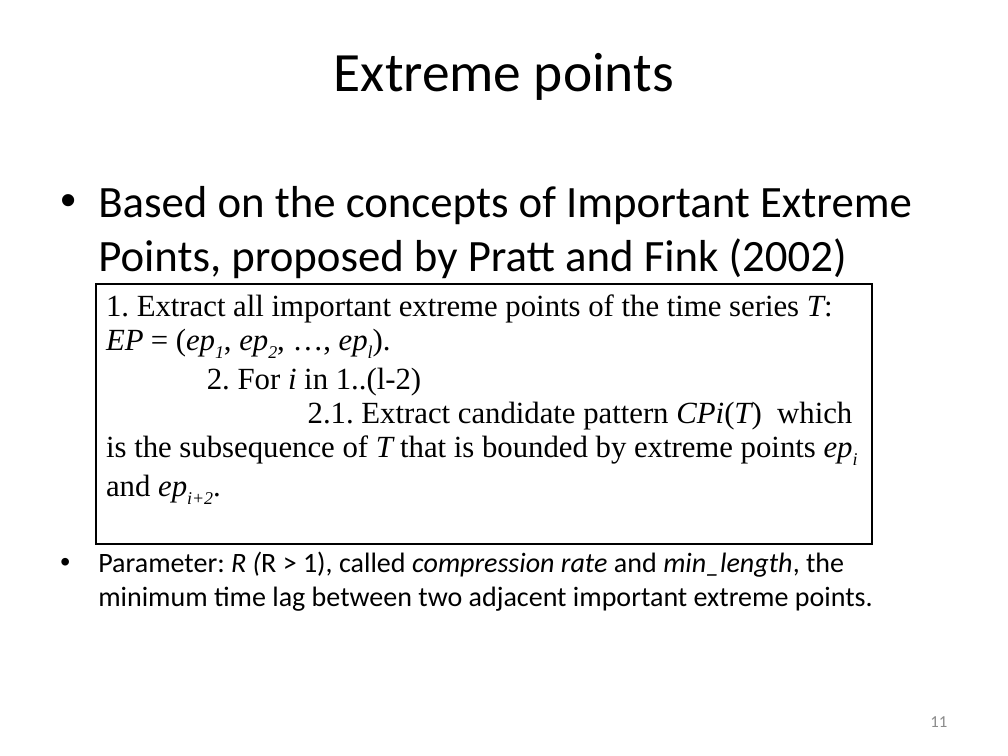
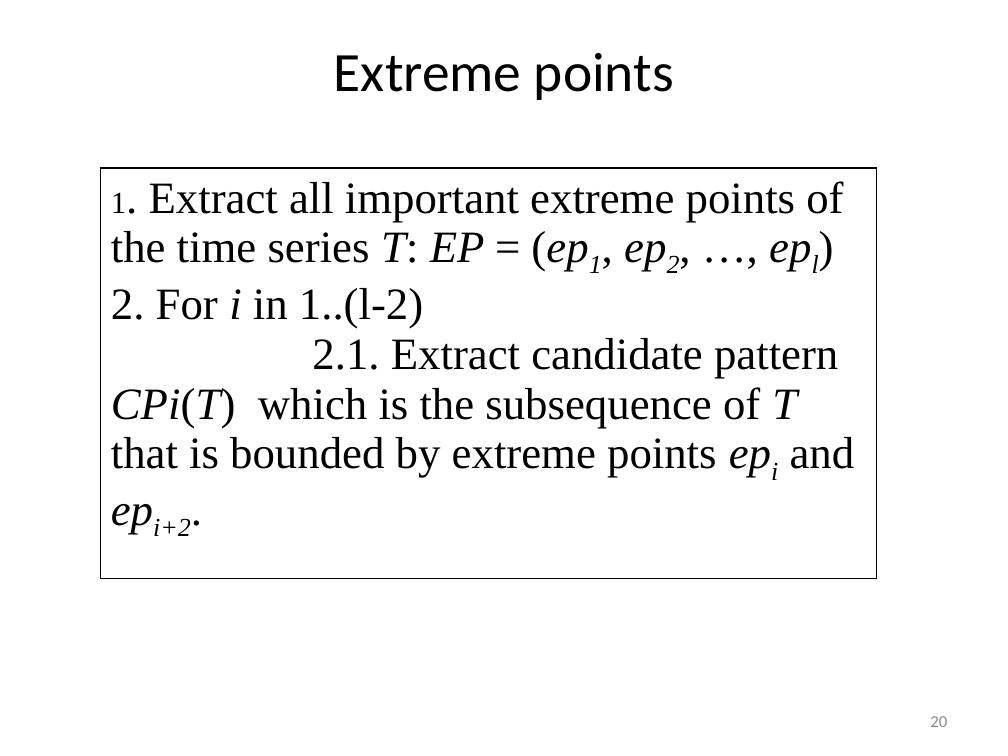
Before and after one commit to vyngo/caohoc-project-name, a slide deck: slide 20 of Report/pre.pptx (slide 11 before the commit). Drawn at 1008x756 pixels with LibreOffice and Linux fonts; fonts in the diff are those of the drawing. Boxes give left, top, right and bottom in pixels: in the first picture for what was removed or moved away, otherwise in the second. Text is boxed around its words. In the diff, an @@ line names an element or a change of style, - is before the commit and + after.

```diff
--- a/Report/pre.pptx
+++ b/Report/pre.pptx
@@ table at [101, 168, 877, 639] @@
-row 1, column 1: 1. Extract all important extreme points of the time series T: EP = (ep1, ep2, …, epl). / 2. For i in 1..(l-2) / 2.1. Extract candidate pattern CPi(T) which is the subsequence of T that is bounded by extreme points epi and epi+2.
+row 1, column 1: 1. Extract all important extreme points of the time series T: EP = (ep1, ep2, …, epl) / 2. For i in 1..(l-2) / 2.1. Extract candidate pattern CPi(T) which is the subsequence of T that is bounded by extreme points epi and epi+2.
@@ table: place and size @@
-table at [96, 284, 872, 546]
+table at [101, 168, 877, 639]
@@ text removed at [98, 186, 912, 611] @@
-• Based on the concepts of Important Extreme Points, proposed by Pratt and Fink (2002)
-• Parameter: R (R > 1), called compression rate and min_length, the minimum time lag between two adjacent important extreme points.
@@ page number at [930, 716, 947, 727]: text changed @@
-11
+20
```
Also in this commit, not shown: 27 other slides changed, 9 slides added, 12 slides removed, 1 other file.
